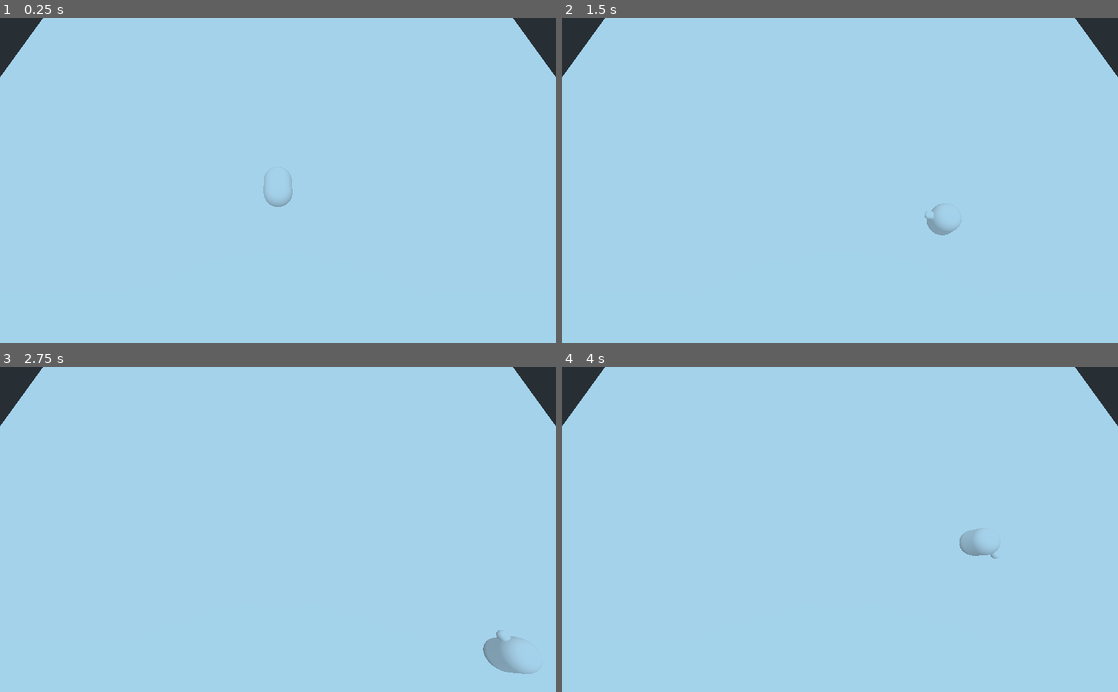
Above: before the commit, frames 1-4 (two rows, left to right).
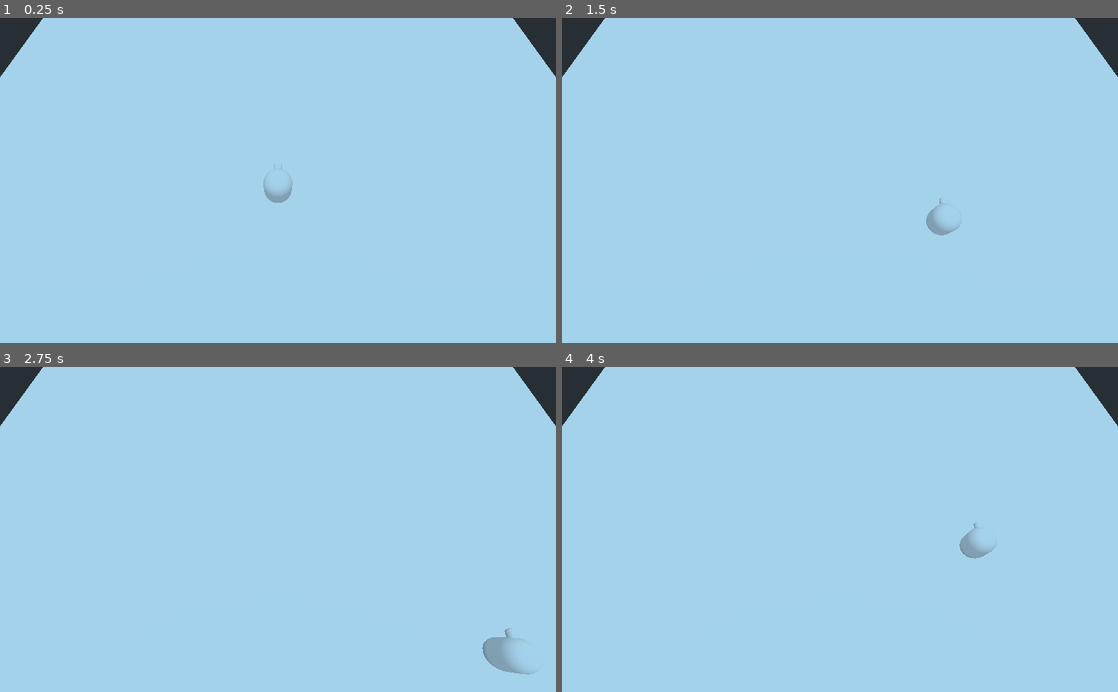
Above: after the commit, the same moments.

Repository: finepointcgi/Point-to-ray-Tutorial
Game: Godot game, scene res://Spatial.tscn
Two runs of this game, one before a commit and one after it. Both use one fixed random seed, a clock stepped at 60 frames per second and the inputs below.
Inputs (mouse positions are in pixels of both pictures, inside the frame that each line leads up to):
- Up to frame 1 (0.25 s): no input
- Up to frame 2 (1.5 s): move the mouse to (962, 164) at 0.52 s; hold Right (ui_right) 0.53-1.28 s; move the mouse to (728, 196) at 1.27 s; hold Down (ui_down) from 1.28 s (still down)
- Up to frame 3 (2.75 s): move the mouse to (333, 458) at 2.02 s; release Down (ui_down) at 2.03 s; hold Right (ui_right) from 2.03 s (still down)
- Up to frame 4 (4 s): move the mouse to (812, 594) at 2.77 s; release Right (ui_right) at 2.78 s; hold Up (ui_up) 2.78-3.53 s; move the mouse to (1006, 578) at 3.52 s; hold Left (ui_left) from 3.53 s (still down)

The runs differ from the first frame. In frame 1, 0.2% of the frame differs, in the area x 47-53%, y 45-59%; in frame 2, less than 0.1%; in frame 3, less than 0.1%; in frame 4, less than 0.1%.

Commit message:
Update player.gd

Diff:
--- a/player.gd
+++ b/player.gd
@@ -22,18 +22,5 @@
 		vector.x = 1
 	if Input.is_action_pressed("ui_left"):
 		vector.x = -1
-	look_at(ScreenPointToRay(), Vector3.UP)
 	move_and_slide(Vector3(vector.x * 10 , -(delta * gravity), vector.y * 10) )
 	pass
-
-func ScreenPointToRay():
-	var spaceState = get_world().direct_space_state
-
-	var mousePos = get_viewport().get_mouse_position()
-	var camera = get_tree().root.get_camera()
-	var rayOrigin = camera.project_ray_origin(mousePos)
-	var rayEnd = rayOrigin + camera.project_ray_normal(mousePos) * 2000
-	var rayArray = spaceState.intersect_ray(rayOrigin, rayEnd)
-	if rayArray.has("position"):
-		return rayArray["position"]
-	return Vector3()
